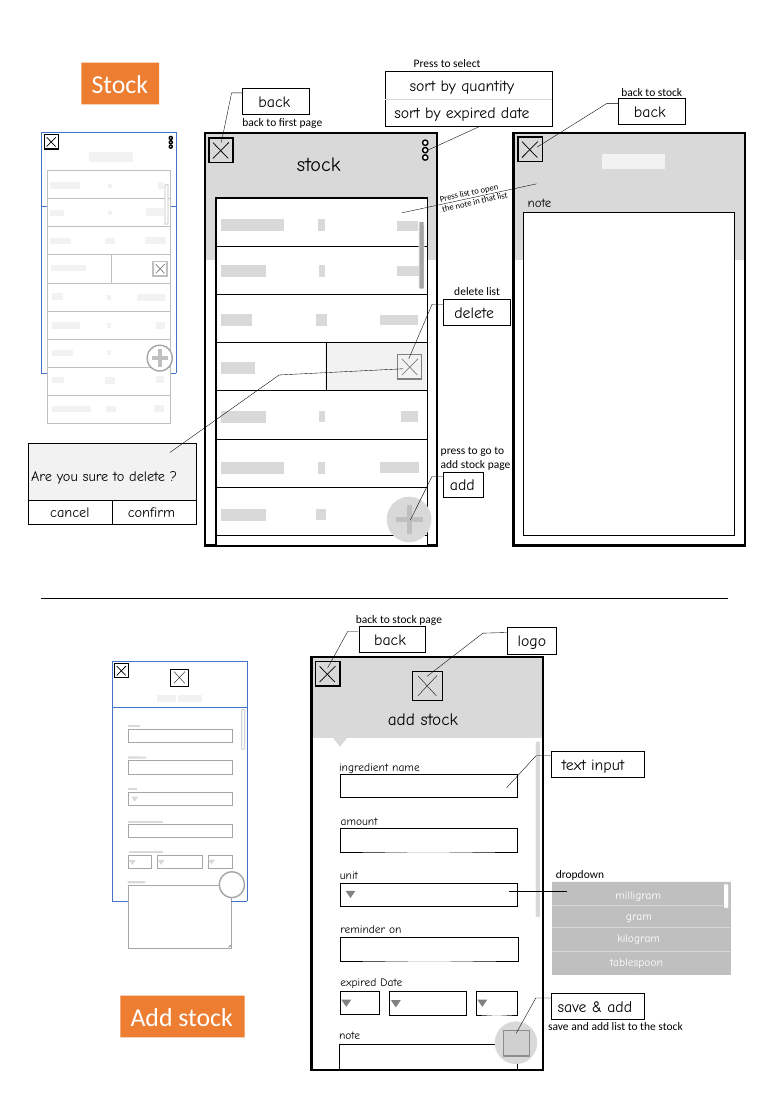
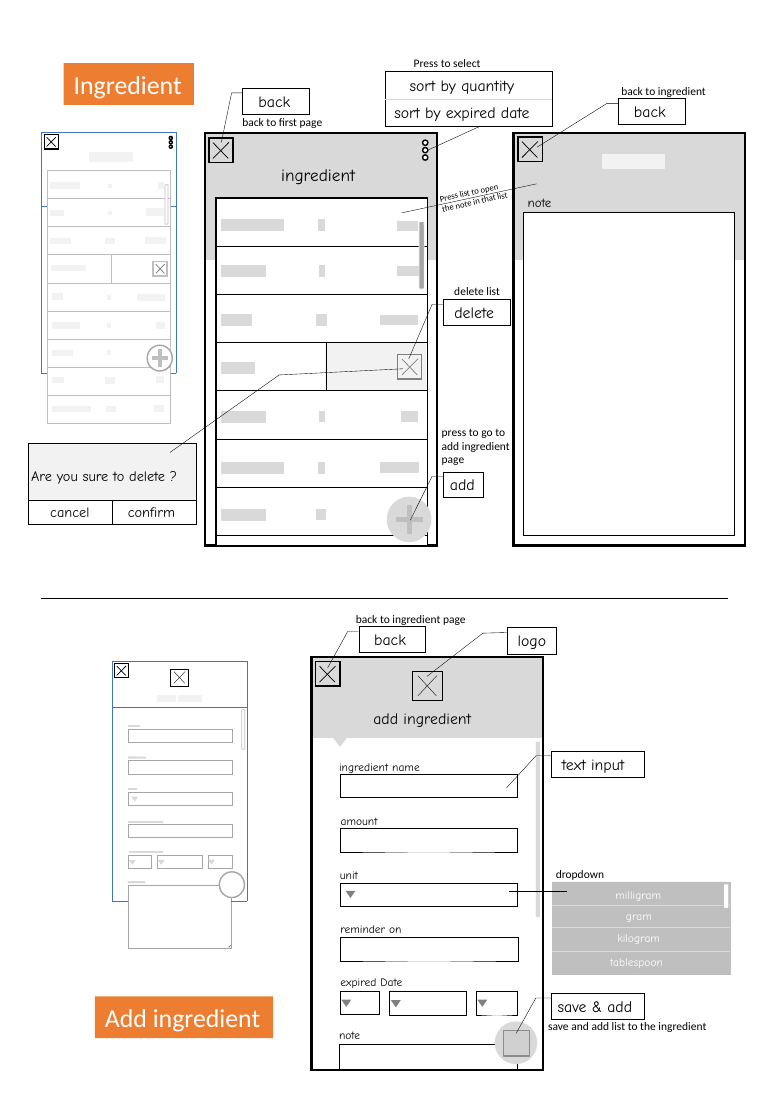
Before and after one commit to soizensun/DevCampPro, a slide deck: slide 2 of Proposal/storyboard_v1.pptx. Drawn at 775x1120 pixels with LibreOffice and Linux fonts; fonts in the diff are those of the drawing; grey boxes stand for pictures; background and template pictures are left out. Boxes give left, top, right and bottom in pixels: in the first picture for what was removed or moved away, otherwise in the second. Text is boxed around its words. In the diff, an @@ line names an element or a change of style, - is before the commit and + after.

```diff
--- a/Proposal/storyboard_v1.pptx
+++ b/Proposal/storyboard_v1.pptx
@@ rectangle "Ingredient" resized from (x1=82, y1=63, x2=159, y2=104) to (x1=64, y1=63, x2=194, y2=104) @@
@@ text in rectangle at (x1=74, y1=76, x2=182, y2=99): text changed @@
-Stock
+Ingredient
@@ text at (x1=645, y1=87, x2=706, y2=97): text changed @@
-back to stock
+back to ingredient
@@ text at (x1=281, y1=169, x2=355, y2=185): text changed; size 14 to 12 pt @@
-stock
+ingredient
@@ text "press to go to" moved from (x1=441, y1=446, x2=511, y2=470) to (x1=442, y1=428, x2=510, y2=465) @@
@@ text at (x1=442, y1=442, x2=510, y2=465): text changed @@
-add stock page
+add ingredient page
@@ text at (x1=380, y1=615, x2=466, y2=627): text changed @@
-back to stock page
+back to ingredient page
@@ text at (x1=373, y1=713, x2=471, y2=727): text changed; size 12 to 11 pt @@
-add stock
+add ingredient
@@ rectangle "Add ingredient" resized from (x1=121, y1=995, x2=245, y2=1036) to (x1=95, y1=996, x2=274, y2=1037) @@
@@ text in rectangle at (x1=105, y1=1009, x2=260, y2=1032): text changed @@
-Add stock
+Add ingredient
@@ text at (x1=548, y1=1022, x2=706, y2=1032): text changed @@
-save and add list to the stock
+save and add list to the ingredient
```
Also in this commit, not shown: 2 other slides changed, 7 other files.
